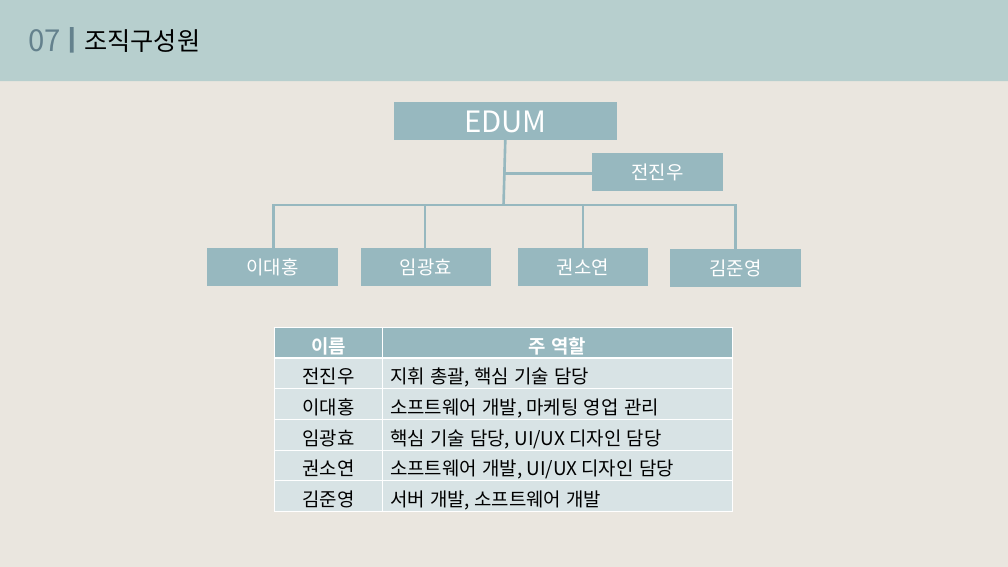
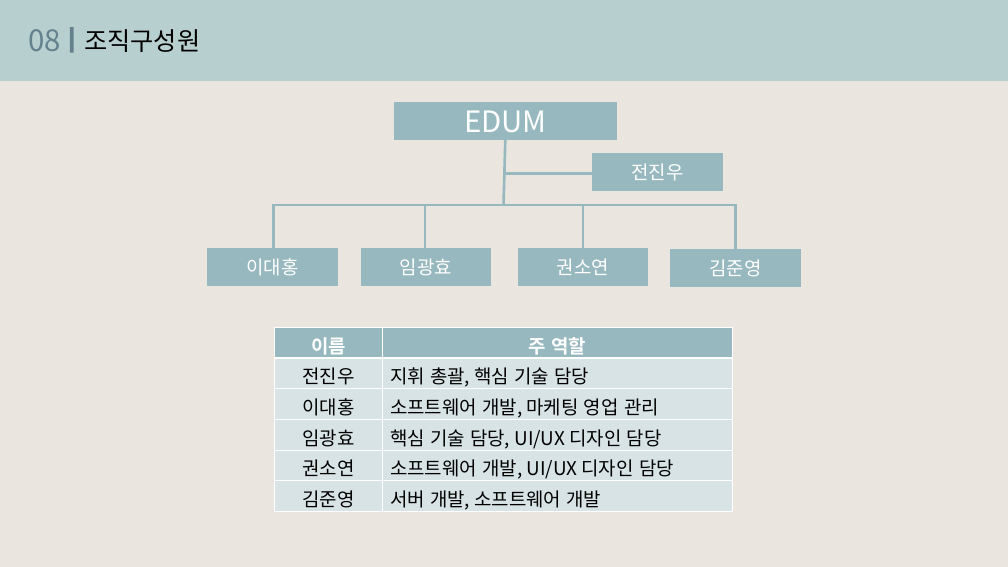
Before and after one commit to jinujeon/ICE_CAP, a slide deck: slide 13 of Docs/사업계획서.pptx (slide 11 before the commit). Drawn at 1008x567 pixels with LibreOffice and Linux fonts; fonts in the diff are those of the drawing. Boxes give left, top, right and bottom in pixels: in the first picture for what was removed or moved away, otherwise in the second. Text is boxed around its words. In the diff, an @@ line names an element or a change of style, - is before the commit and + after.

```diff
--- a/Docs/사업계획서.pptx
+++ b/Docs/사업계획서.pptx
@@ text at <box>29,29,62,51</box>: text changed @@
-07
+08
```
Also in this commit, not shown: 6 other slides changed, 2 slides added.
